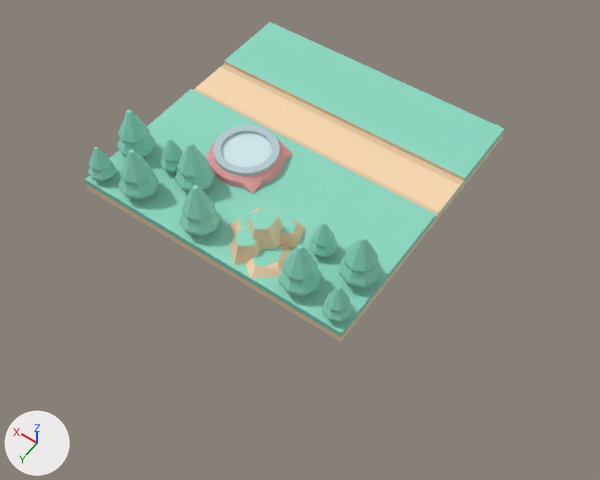
The Blender file assets/Level_0.blend as it was, and as the next commit left it.
Camera for both pictures: a camera (50 mm lens) standing at (-4.49, 6.29, 8.22) and looking at (-0.76, 1.07, 0.0). Lighting does not change. The marker at lower left points along +X, +Y and +Z.

Names of what the first picture shows: 'base.001', 'bkg.001', 'bkg.003', 'grass.001', 'grass.002', 'grass.003', 'grass.004', 'grass.005', 'grass.006', 'road.001', 'road.002', 'road.003', 'rocks', 'tree.004', 'tree.005', 'tree.006', 'tree.007', 'tree.008', 'tree.009'.
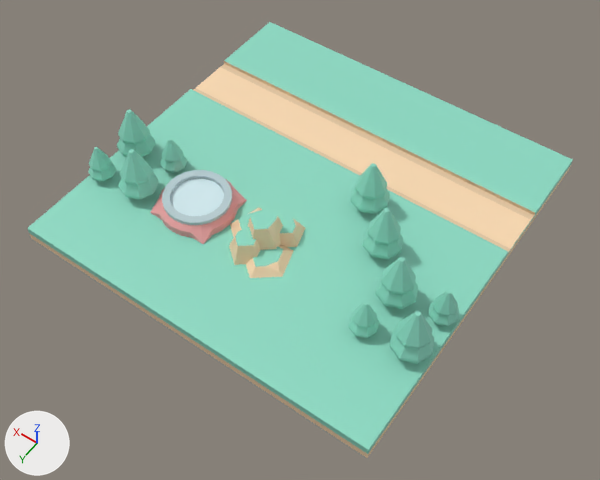
Where the newer file only moved an object's origin or applied its transform, the numbers keep the older frame.

Boxes [x1, y1, x2, y2] around the edits, measured in the pictures (600 x 480 px):
'grass.016', added (green): after [289, 333, 418, 458]
'base.001', moved: before [206, 125, 293, 194]; after [150, 170, 247, 244]
'grass.010', added (green): after [216, 290, 341, 407]
'bkg.003', moved: before [142, 178, 254, 260]; after [194, 123, 300, 199]
'grass.011', added (green): after [149, 251, 270, 359]
'bkg.001', moved: before [270, 246, 388, 342]; after [342, 290, 463, 388]
'grass.013', added (green): after [86, 214, 204, 316]
'tile_treeDouble', added (green): after [271, 236, 383, 333]
'grass.012', added (green): after [27, 179, 142, 276]
'grass.014', added (green): after [403, 221, 503, 323]
'road.005', added (beige): after [431, 173, 540, 268]
'grass.015', added (green): after [470, 129, 573, 215]
'tree.009', moved: before [339, 236, 381, 288]; after [390, 311, 435, 364]
'tree.008', moved: before [279, 244, 321, 296]; after [375, 257, 418, 309]
'tree.005', mesh moved, reshaped: before [179, 185, 220, 236]; after [362, 208, 403, 260]
'tree.004', mesh moved, reshaped: before [175, 142, 215, 191]; after [350, 163, 390, 214]
'tree.006', moved: before [322, 286, 353, 322]; after [348, 302, 379, 338]
'tree.007', moved: before [309, 222, 337, 258]; after [428, 290, 459, 326]
'grass.003', moved: before [204, 123, 300, 199]; after [142, 166, 254, 250]

The change, as a diff of the scene's bpy script:
```diff
--- a/assets/Level_0.blend.py
+++ b/assets/Level_0.blend.py
@@ me_id18_001 @@
 me_id18_001.from_pydata(...)  # 184 vertices, 108 faces; spans x -0.25..0.25, y -0.25..0.25, z -0.38..0.38
 # used by ob_tree_004; parent = ob_bkg_003; location = (0.75, 1.25, 0.58)
+# me_id18_001 part 1: the whole mesh is moved by (-2.0, 0.0, 0.0)
 me_id18_001.materials.append(mat_foliage_004)
@@ me_id27 @@
 me_id27.from_pydata(...)  # 184 vertices, 108 faces; spans x -0.25..0.25, y -0.25..0.25, z -0.38..0.38
 # used by ob_tree_005; parent = ob_bkg_003; location = (0.25, 1.75, 0.58)
+# me_id27 part 2: the whole mesh is moved by (-2.0, 0.0, 0.0)
 me_id27.materials.append(mat_foliage_004)
@@ ob_grass_003 @@
 ob_grass_003 = bpy.data.objects.new('grass.003', me_id7_007)
-ob_grass_003.location = (0.5, 0.5, 0.1)
+ob_grass_003.location = (0.5, 1.5, 0.1)
@@ ob_bkg_003 @@
 ob_bkg_003 = bpy.data.objects.new('bkg.003', me_id7_021)
-ob_bkg_003.location = (0.5, 1.5, 0.1)
+ob_bkg_003.location = (0.5, 0.5, 0.1)
@@ ob_bkg_001 @@
 ob_bkg_001 = bpy.data.objects.new('bkg.001', me_id7_022)
-ob_bkg_001.location = (-1.5, 1.5, 0.1)
+ob_bkg_001.location = (-2.5, 1.5, 0.1)
@@ ob_tree_006 @@
 ob_tree_006.parent = ob_bkg_001
-ob_tree_006.matrix_parent_inverse = Matrix(((1.0, 0.0, 0.0, 1.5), (0.0, 1.0, 0.0, -1.5), (0.0, 0.0, 1.0, -0.1), (0.0, 0.0, 0.0, 1.0)))
-ob_tree_006.location = (-1.825, 1.825, 0.466)
+ob_tree_006.matrix_parent_inverse = Matrix(((1.0, 0.0, 0.0, 2.5), (0.0, 1.0, 0.0, -1.5), (0.0, 0.0, 1.0, -0.1), (0.0, 0.0, 0.0, 1.0)))
+ob_tree_006.location = (-2.175, 1.825, 0.466)
@@ ob_tree_007 @@
 ob_tree_007.parent = ob_bkg_001
-ob_tree_007.matrix_parent_inverse = Matrix(((1.0, 0.0, 0.0, 1.5), (0.0, 1.0, 0.0, -1.5), (0.0, 0.0, 1.0, -0.1), (0.0, 0.0, 0.0, 1.0)))
-ob_tree_007.location = (-1.175, 1.175, 0.466)
+ob_tree_007.matrix_parent_inverse = Matrix(((1.0, 0.0, 0.0, 2.5), (0.0, 1.0, 0.0, -1.5), (0.0, 0.0, 1.0, -0.1), (0.0, 0.0, 0.0, 1.0)))
+ob_tree_007.location = (-2.825, 1.175, 0.466)
@@ ob_tree_008 @@
 ob_tree_008.parent = ob_bkg_001
-ob_tree_008.matrix_parent_inverse = Matrix(((1.0, 0.0, 0.0, 1.5), (0.0, 1.0, 0.0, -1.5), (0.0, 0.0, 1.0, -0.1), (0.0, 0.0, 0.0, 1.0)))
-ob_tree_008.location = (-1.25, 1.75, 0.58)
+ob_tree_008.matrix_parent_inverse = Matrix(((1.0, 0.0, 0.0, 2.5), (0.0, 1.0, 0.0, -1.5), (0.0, 0.0, 1.0, -0.1), (0.0, 0.0, 0.0, 1.0)))
+ob_tree_008.location = (-2.25, 1.25, 0.58)
@@ ob_tree_009 @@
 ob_tree_009.parent = ob_bkg_001
-ob_tree_009.matrix_parent_inverse = Matrix(((1.0, 0.0, 0.0, 1.5), (0.0, 1.0, 0.0, -1.5), (0.0, 0.0, 1.0, -0.1), (0.0, 0.0, 0.0, 1.0)))
-ob_tree_009.location = (-1.75, 1.25, 0.58)
+ob_tree_009.matrix_parent_inverse = Matrix(((1.0, 0.0, 0.0, 2.5), (0.0, 1.0, 0.0, -1.5), (0.0, 0.0, 1.0, -0.1), (0.0, 0.0, 0.0, 1.0)))
+ob_tree_009.location = (-2.75, 1.75, 0.58)
@@ ob_base_001 @@
 ob_base_001 = bpy.data.objects.new('base.001', me_id9_004)
-ob_base_001.location = (0.5, 0.5, 0.3)
+ob_base_001.location = (0.5, 1.5, 0.3)
@@ ob_tile_treedouble @@
+ob_tile_treedouble = bpy.data.objects.new('tile_treeDouble', me_id7)  # 32 vertices, 20 faces; spans x -0.5..0.5, y -0.5..0.5, z -0.1..0.1; in mat_dirt_004 (beige #fcdcb3), mat_foliage_004 (green #8ddbc4)
+ob_tile_treedouble.location = (-1.5, 1.5, 0.1)
@@ ob_grass_016 @@
+ob_grass_016 = bpy.data.objects.new('grass.016', me_id7_001.copy())  # the mesh of ob_grass_001
+ob_grass_016.location = (-2.5, 2.5, 0.1)
@@ ob_grass_015 @@
+ob_grass_015 = bpy.data.objects.new('grass.015', me_id7_011.copy())  # the mesh of ob_grass_005
+ob_grass_015.location = (-2.5, -1.5, 0.1)
@@ ob_grass_014 @@
+ob_grass_014 = bpy.data.objects.new('grass.014', me_id7_001.copy())  # the mesh of ob_grass_001
+ob_grass_014.location = (-2.5, 0.5, 0.1)
@@ ob_road_005 @@
+ob_road_005 = bpy.data.objects.new('road.005', me_id9.copy())  # the mesh of ob_road_001
+ob_road_005.location = (-2.5, -0.5, 0.1)
@@ ob_grass_013 @@
+ob_grass_013 = bpy.data.objects.new('grass.013', me_id7_008.copy())  # the mesh of ob_grass_004
+ob_grass_013.location = (0.5, 2.5, 0.1)
@@ ob_grass_012 @@
+ob_grass_012 = bpy.data.objects.new('grass.012', me_id7_008.copy())  # the mesh of ob_grass_004
+ob_grass_012.location = (1.5, 2.5, 0.1)
@@ ob_grass_011 @@
+ob_grass_011 = bpy.data.objects.new('grass.011', me_id7_004.copy())  # the mesh of ob_grass_002
+ob_grass_011.location = (-0.5, 2.5, 0.1)
@@ ob_grass_010 @@
+ob_grass_010 = bpy.data.objects.new('grass.010', me_id7_001.copy())  # the mesh of ob_grass_001
+ob_grass_010.location = (-1.5, 2.5, 0.1)
```
